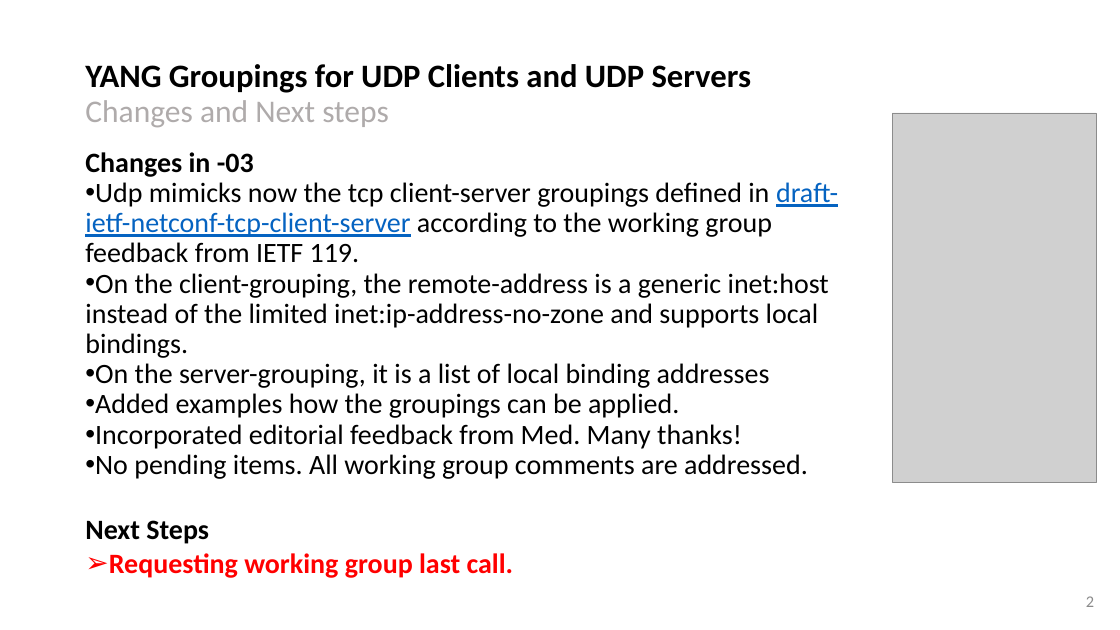
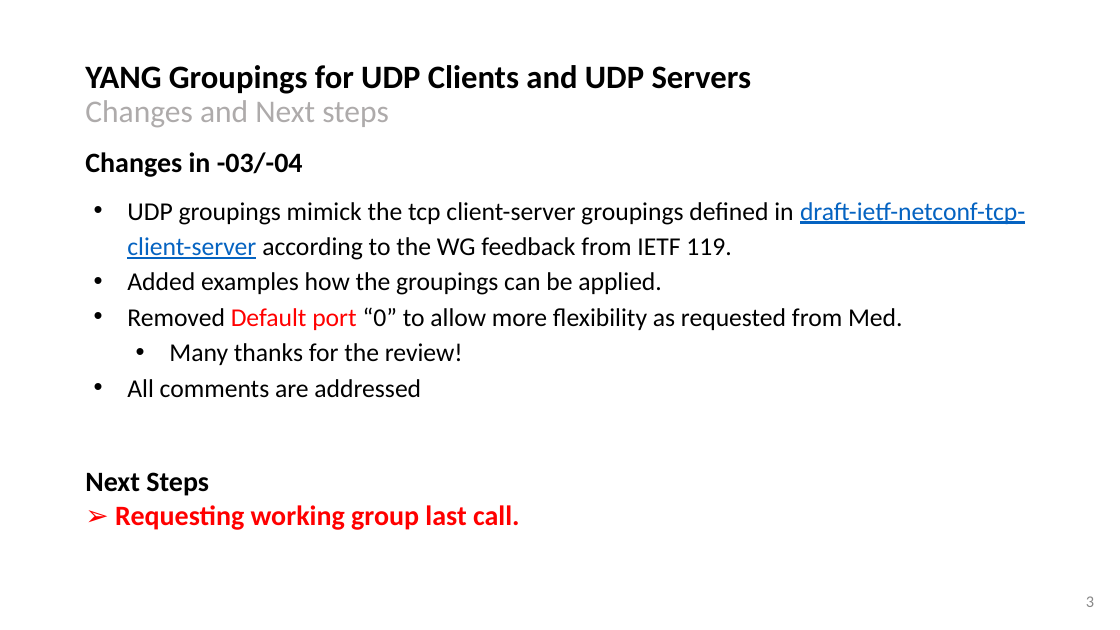
Before and after one commit to network-analytics/ietf-network-analytics-document-status, a slide deck: slide 3 of 120/NETCONF/draft-ietf-netconf-udp-notif-distributed-notif-udp-client-server-grouping.pptx (slide 2 before the commit). Drawn at 1120x630 pixels with LibreOffice and Linux fonts; fonts in the diff are those of the drawing; grey boxes stand for pictures. Boxes give left, top, right and bottom in pixels: in the first picture for what was removed or moved away, otherwise in the second. Text is boxed around its words. In the diff, an @@ line names an element or a change of style, - is before the commit and + after.

```diff
--- a/120/NETCONF/draft-ietf-netconf-udp-notif-distributed-notif-udp-client-server-grouping.pptx
+++ b/120/NETCONF/draft-ietf-netconf-udp-notif-distributed-notif-udp-client-server-grouping.pptx
@@ title "YANG Groupings for UDP Clients ..." at (x1=85, y1=65, x2=751, y2=127): text colour #AFABAB to #AEABAB in "Changes and Next steps" @@
@@ picture removed at (x1=892, y1=113, x2=1096, y2=483) @@
@@ text at (x1=85, y1=152, x2=1025, y2=260): text changed; size 24 to 22 pt @@
-Changes in -03
-• Udp mimicks now the tcp client-server groupings defined in draft-ietf-netconf-tcp-client-server according to the working group feedback from IETF 119.
-• On the client-grouping, the remote-address is a generic inet:host instead of the limited inet:ip-address-no-zone and supports local bindings.
-• On the server-grouping, it is a list of local binding addresses
+Changes in -03/-04
+• UDP groupings mimick the tcp client-server groupings defined in draft-ietf-netconf-tcp-client-server according to the WG feedback from IETF 119.
@@ text at (x1=85, y1=272, x2=662, y2=496): size 24 to 22 pt in "Added examples how the groupings can be ..."; indent changed; line spacing 0.9 to 1.15; less space between paragraphs @@
@@ text at (x1=127, y1=307, x2=903, y2=398): text changed; size 24 to 22 pt @@
-• Incorporated editorial feedback from Med. Many thanks!
-• No pending items. All working group comments are addressed.
+• Removed Default port “0” to allow more flexibility as requested from Med.
+  • Many thanks for the review!
+• All comments are addressed
@@ text at (x1=115, y1=505, x2=520, y2=530): text changed @@
-➢ Requesting working group last call.
+➢ Requesting working group last call.
@@ page number at (x1=1086, y1=596, x2=1094, y2=607): text changed; text colour #8C8C8C to #888888 @@
-2
+3
```
Also in this commit, not shown: 5 other slides changed, 3 slides added, 1 other file.
